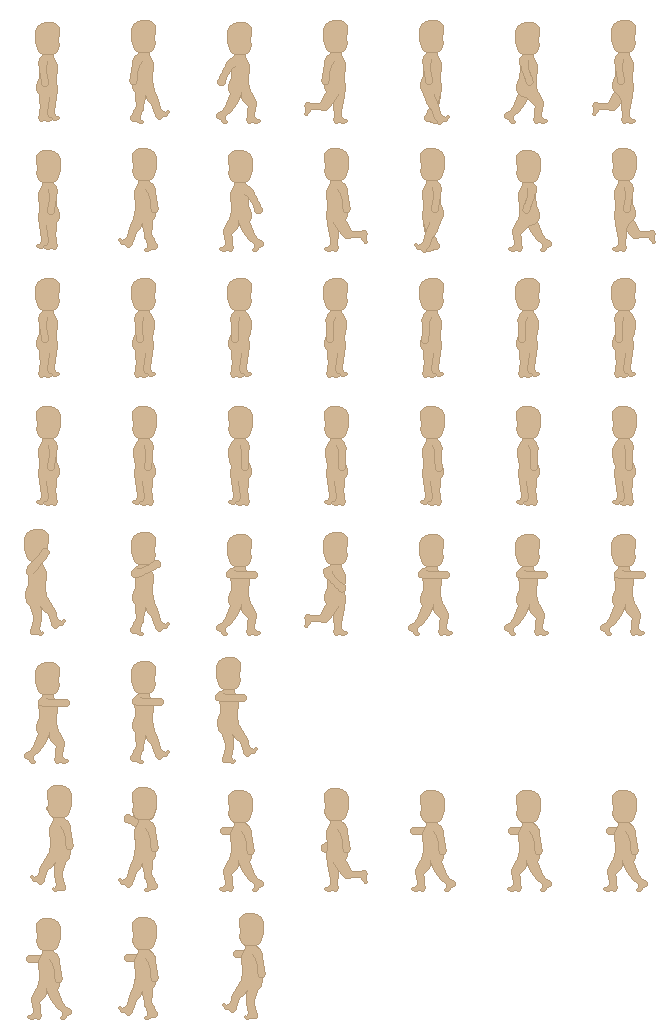
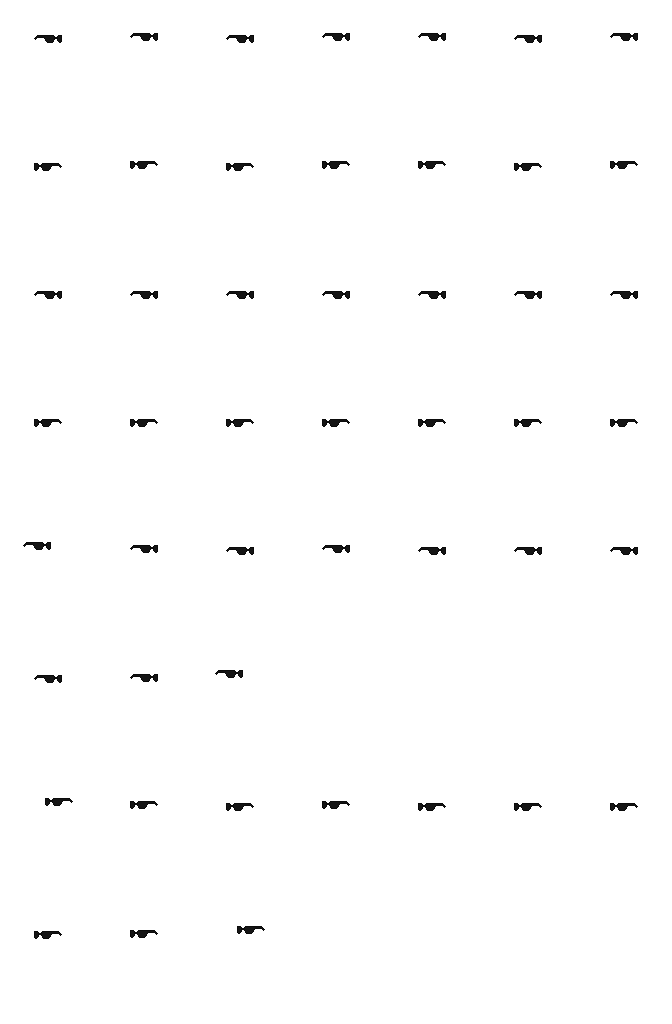
Layers edited between the first and the second w=672, h=1024 image:
added layer "Sunglasses copy" above "Sunglasses" over (x1=23, y1=33, x2=638, y2=939)
hid "Char_Skin.png" over (x1=24, y1=20, x2=656, y2=1020)
